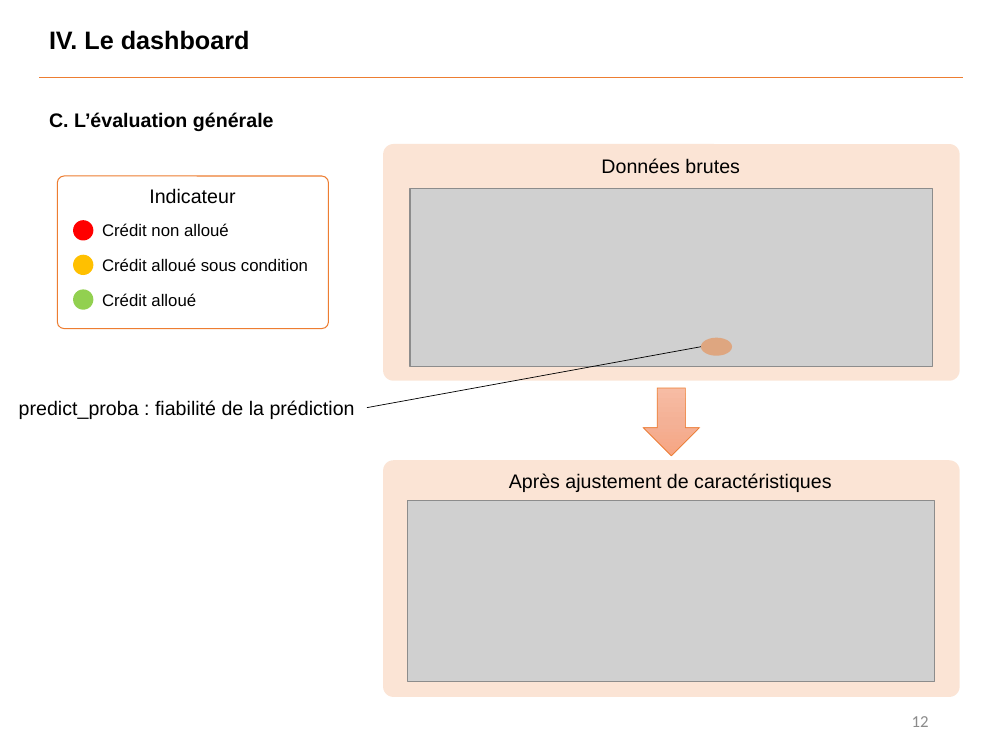
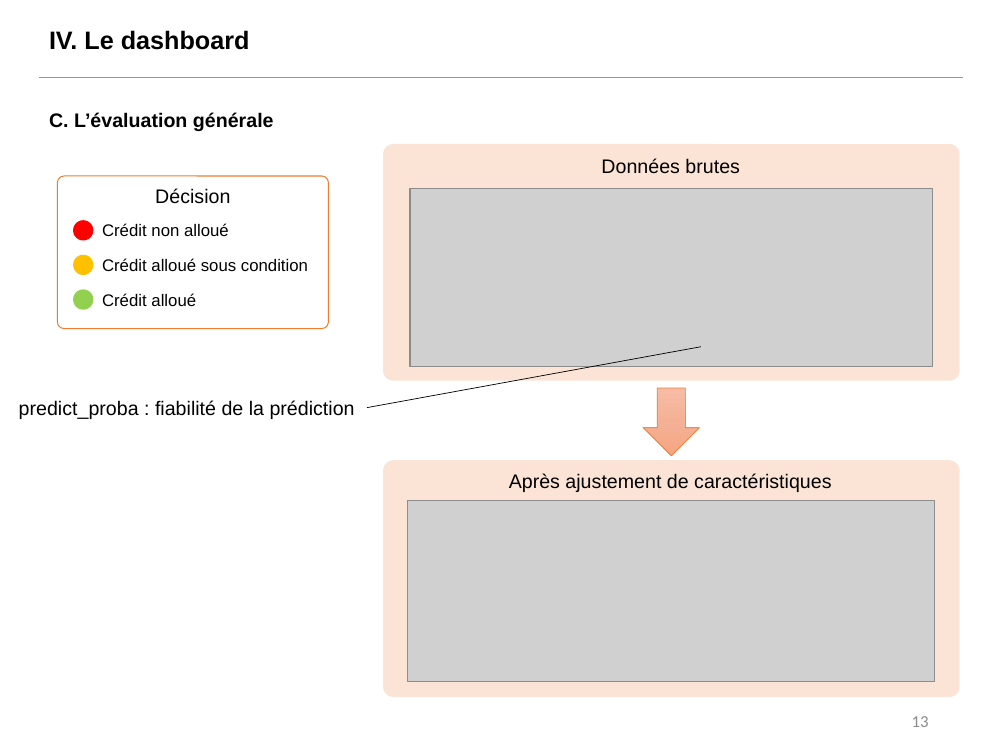
Before and after one commit to Benoit-78/P7_credit_loan_scoring_model, a slide deck: slide 13 of soutenance/P7_soutenance.pptx (slide 12 before the commit). Drawn at 1008x756 pixels with LibreOffice and Linux fonts; fonts in the diff are those of the drawing; grey boxes stand for pictures. Boxes give left, top, right and bottom in pixels: in the first picture for what was removed or moved away, otherwise in the second. Text is boxed around its words. In the diff, an @@ line names an element or a change of style, - is before the commit and + after.

```diff
--- a/soutenance/P7_soutenance.pptx
+++ b/soutenance/P7_soutenance.pptx
@@ text at (155, 188, 230, 204): text changed @@
-Indicateur
+Décision
@@ ellipse removed at (701, 338, 732, 356) @@
@@ page number at (912, 716, 929, 727): text changed @@
-12
+13
```
Also in this commit, not shown: 10 other slides changed, 1 slide added, 2 other files.
